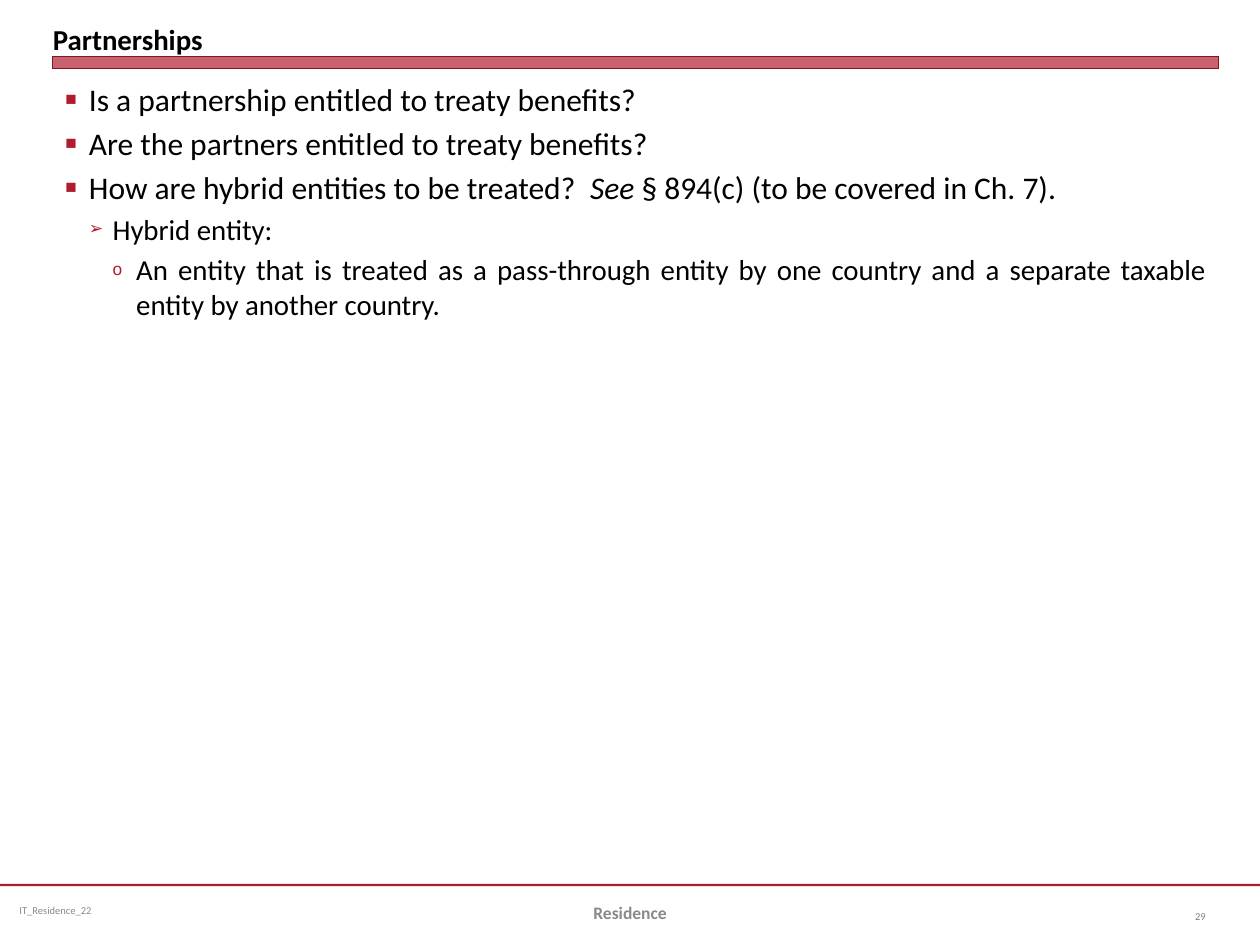
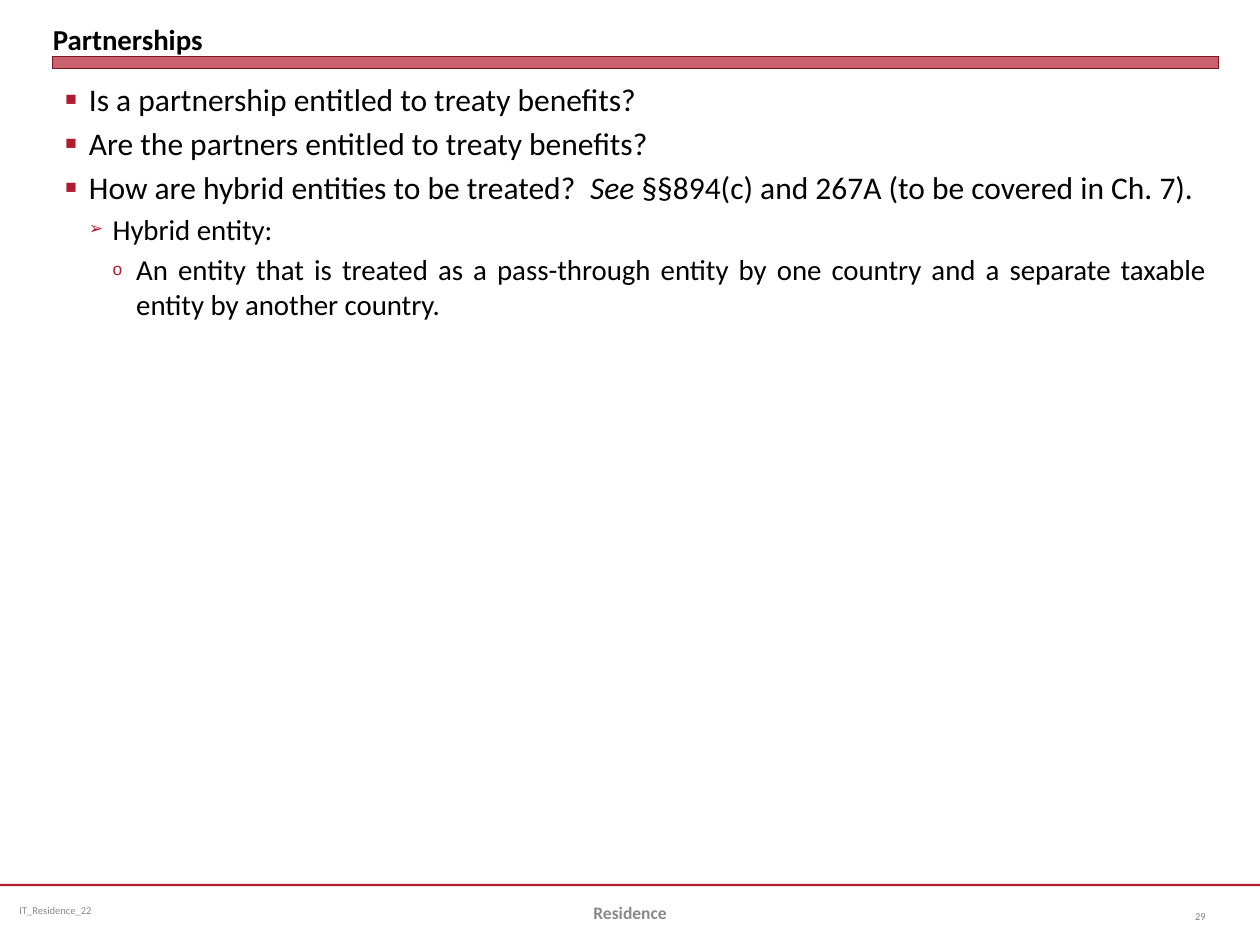
Before and after one commit to jmc877/International-Tax, a slide deck: slide 29 of slides/IT_Residence_22.pptx. Drawn at 1260x945 pixels with LibreOffice and Linux fonts; fonts in the diff are those of the drawing. Boxes give left, top, right and bottom in pixels: in the first picture for what was removed or moved away, otherwise in the second. Text is boxed around its words. In the diff, an @@ line names an element or a change of style, - is before the commit and + after.

```diff
--- a/slides/IT_Residence_22.pptx
+++ b/slides/IT_Residence_22.pptx
@@ text at (89, 176, 1193, 204): text changed @@
-■ How are hybrid entities to be treated? See § 894(c) (to be covered in Ch. 7).
+■ How are hybrid entities to be treated? See §§894(c) and 267A (to be covered in Ch. 7).
```
Also in this commit, not shown: 12 other slides changed, 7 other files.
